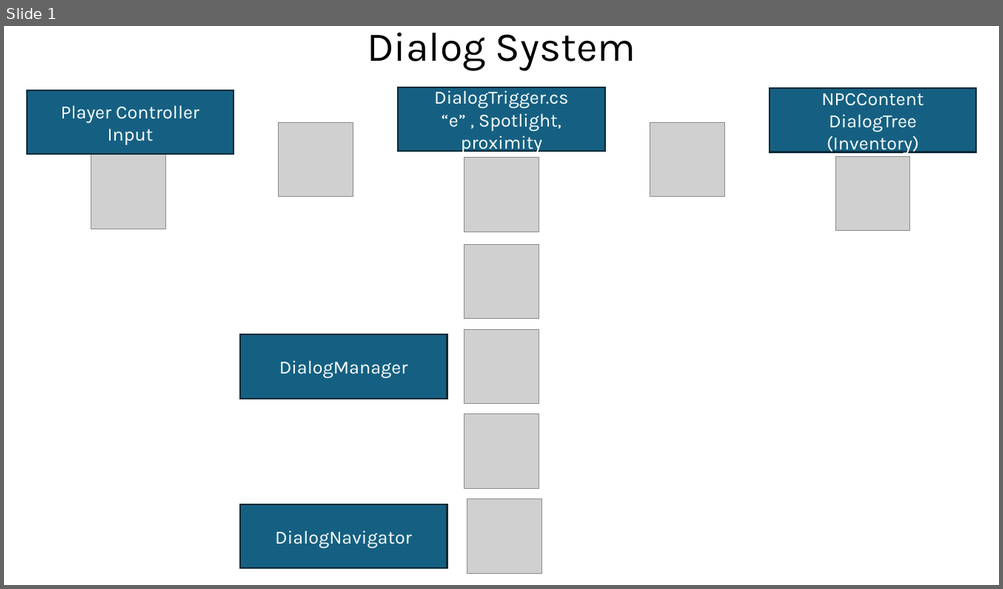
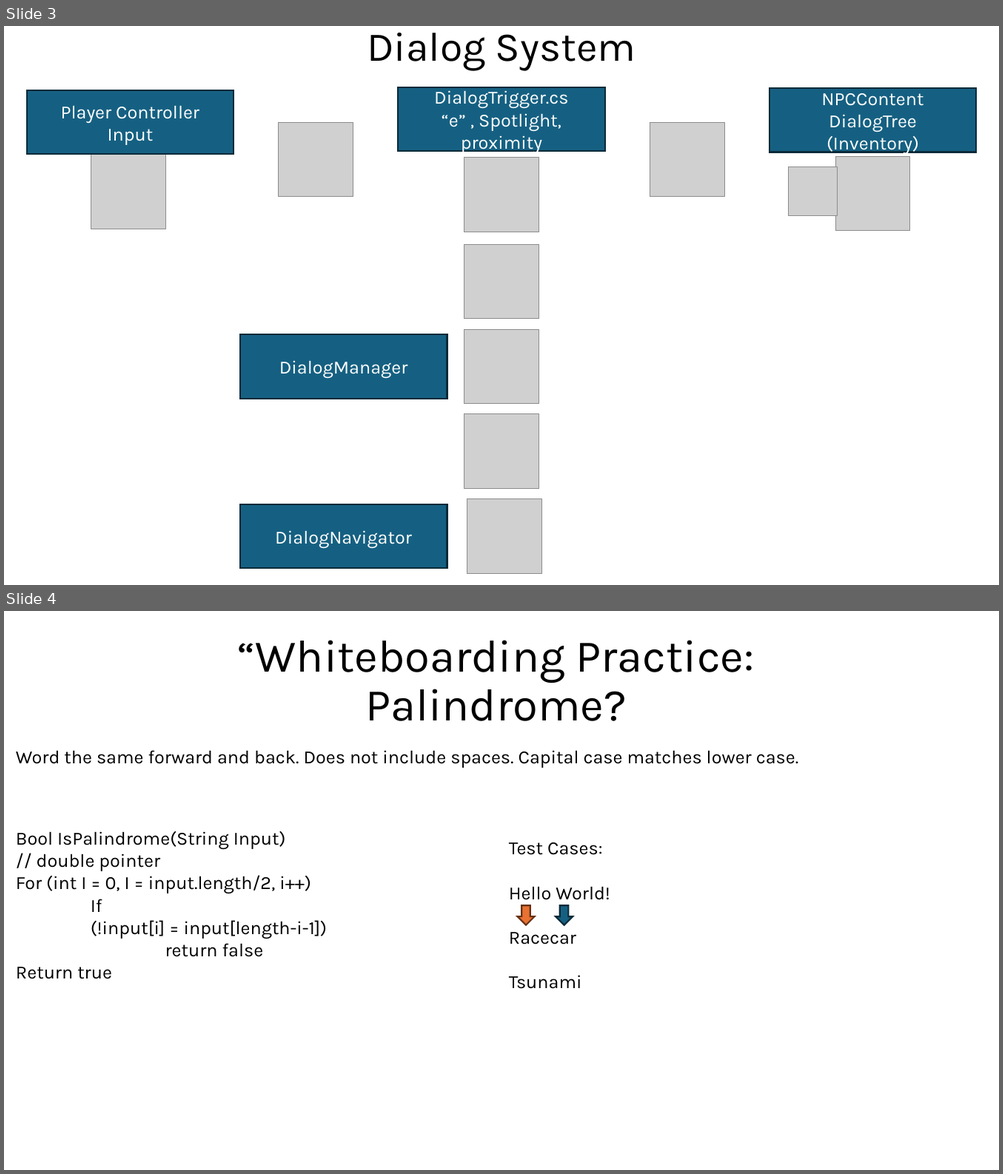
Before and after one commit to Chiblood/Stage-of-Dreams, a slide deck: Docs/Dialog System Class Heirarchy.pptx. Shown one above the other, each under a label of ours: slide 1 before the commit, slides 3 and 4 after it. The pictures are 1003x589 and 1003x1174 pixels, drawn with LibreOffice and Linux fonts; fonts in the diff are those of the drawing; grey boxes stand for pictures. Boxes give left, top, right and bottom in pixels: in the first picture for what was removed or moved away, otherwise in the second. Text is boxed around its words. In the diff, an @@ line names an element or a change of style, - is before the commit and + after.

```diff
--- a/Docs/Dialog System Class Heirarchy.pptx
+++ b/Docs/Dialog System Class Heirarchy.pptx
@@ slide 4 added at bbox=[4, 611, 999, 1170], background #FFFFFF @@
@@ title added at bbox=[237, 640, 754, 721], 44 pt, text #000000 @@
+“Whiteboarding Practice:
+Palindrome?
@@ text added at bbox=[16, 750, 798, 768], 18 pt, text #000000 @@
+Word the same forward and back. Does not include spaces. Capital case matches lower case.
@@ text added at bbox=[16, 832, 327, 980], 18 pt, text #000000 @@
+Bool IsPalindrome(String Input)
+// double pointer
+For (int I = 0, I = input.length/2, i++)
+If
+(!input[i] = input[length-i-1])
+return false
+Return true
@@ text added at bbox=[509, 843, 610, 989], 18 pt, text #000000 @@
+Test Cases:
+Hello World!
+Racecar
+Tsunami
@@ down arrow added at bbox=[518, 906, 535, 925], fill #E97132, outline #663216 1.5 pt @@
@@ down arrow added at bbox=[555, 906, 572, 925], fill #156082, outline #092A39 1.5 pt @@
@@ what was slide 1 is now slide 3 @@
@@ slide 3 changed as well @@
@@ picture added at bbox=[788, 167, 836, 215] @@
```
Also in this commit, not shown: 2 other slides added, 21 other files.
